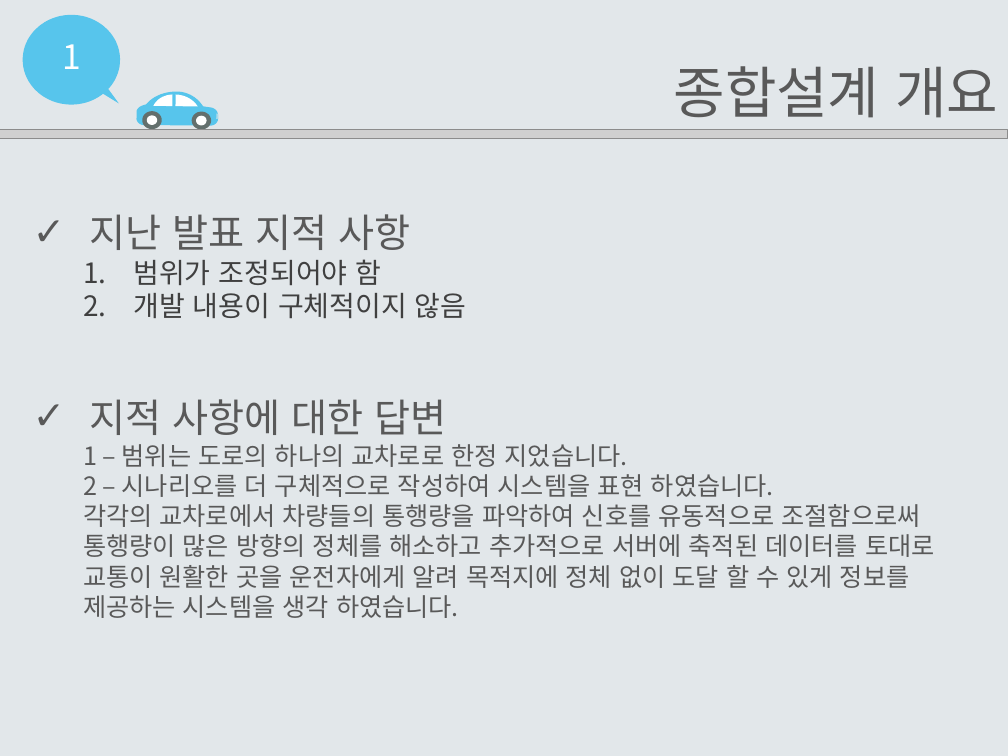
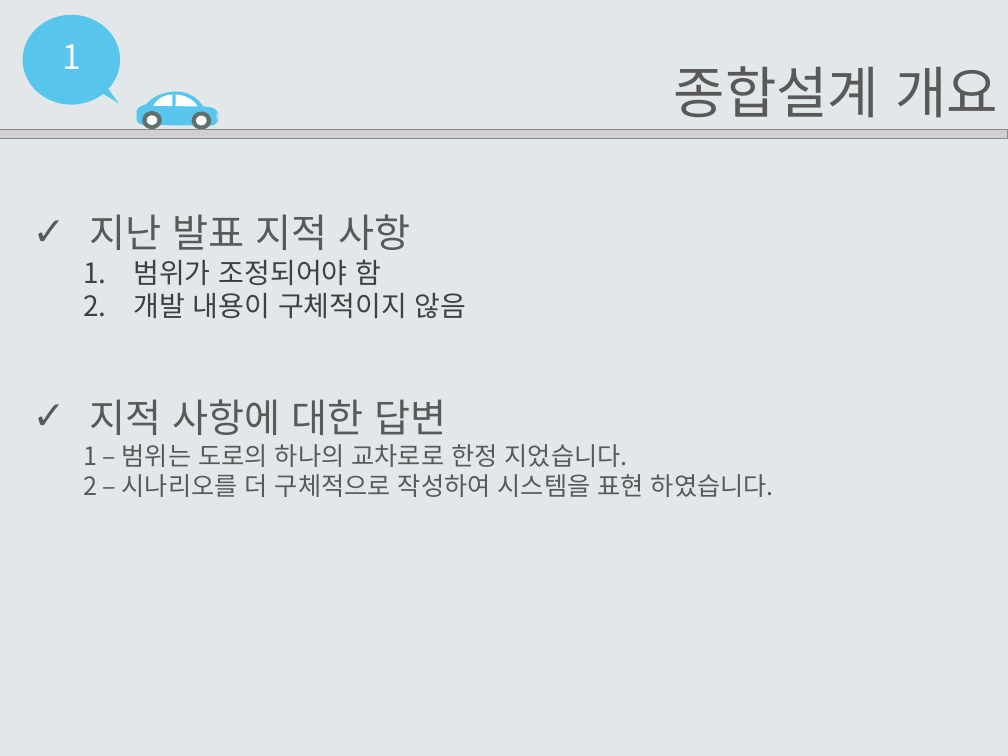
Before and after one commit to EomHeeSang/grad_proj, a slide deck: slide 3 of 발표자료/설계서2-14(엄희상,박주호,김태경).pptx. Drawn at 1008x756 pixels with LibreOffice and Linux fonts; fonts in the diff are those of the drawing; grey boxes stand for pictures. Boxes give left, top, right and bottom in pixels: in the first picture for what was removed or moved away, otherwise in the second. Text is boxed around its words. In the diff, an @@ line names an element or a change of style, - is before the commit and + after.

Commit message:
문서 위치 수정 및 웹 문서 추가

```diff
--- a/발표자료/설계서2-14(엄희상,박주호,김태경).pptx
+++ b/발표자료/설계서2-14(엄희상,박주호,김태경).pptx
@@ text at (x1=83, y1=504, x2=935, y2=618): paragraph removed @@
-  각각의 교차로에서 차량들의 통행량을 파악하여 신호를 유동적으로 조절함으로써 통행량이 많은 방향의 정체를 해소하고 추가적으로 서버에 축적된 데이터를 토대로 교통이 원활한 곳을 운전자에게 알려 목적지에 정체 없이 도달 할 수 있게 정보를 제공하는 시스템을 생각 하였습니다.
```
Also in this commit, not shown: 18 other slides changed, 1 slide added, 3 other files.
